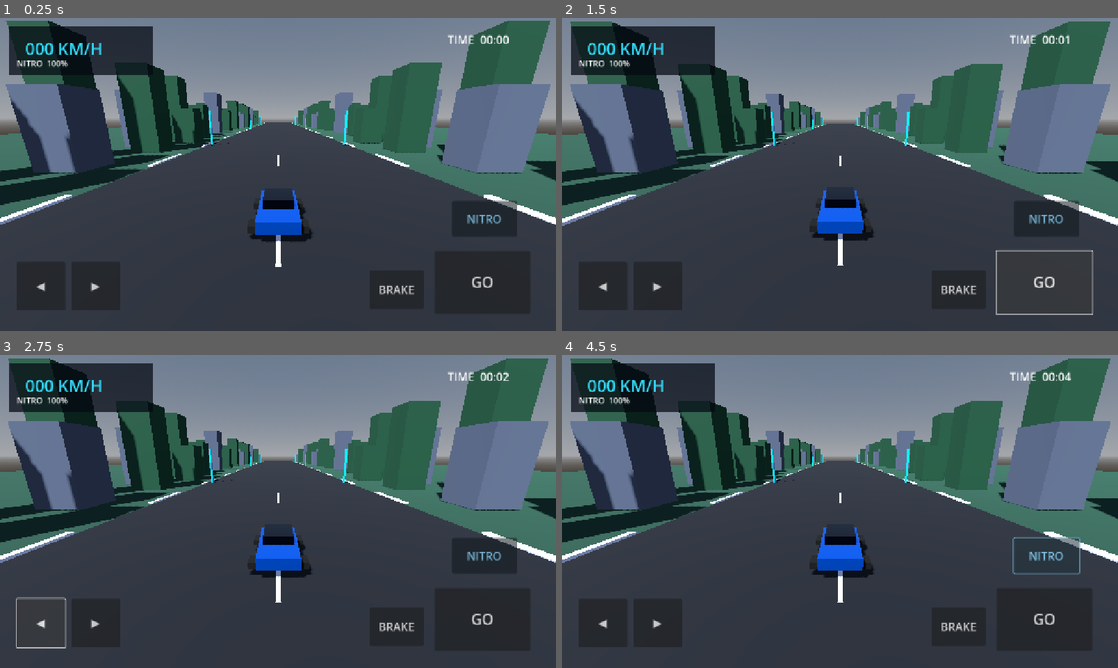
Above: before the commit, frames 1-4 (two rows, left to right).
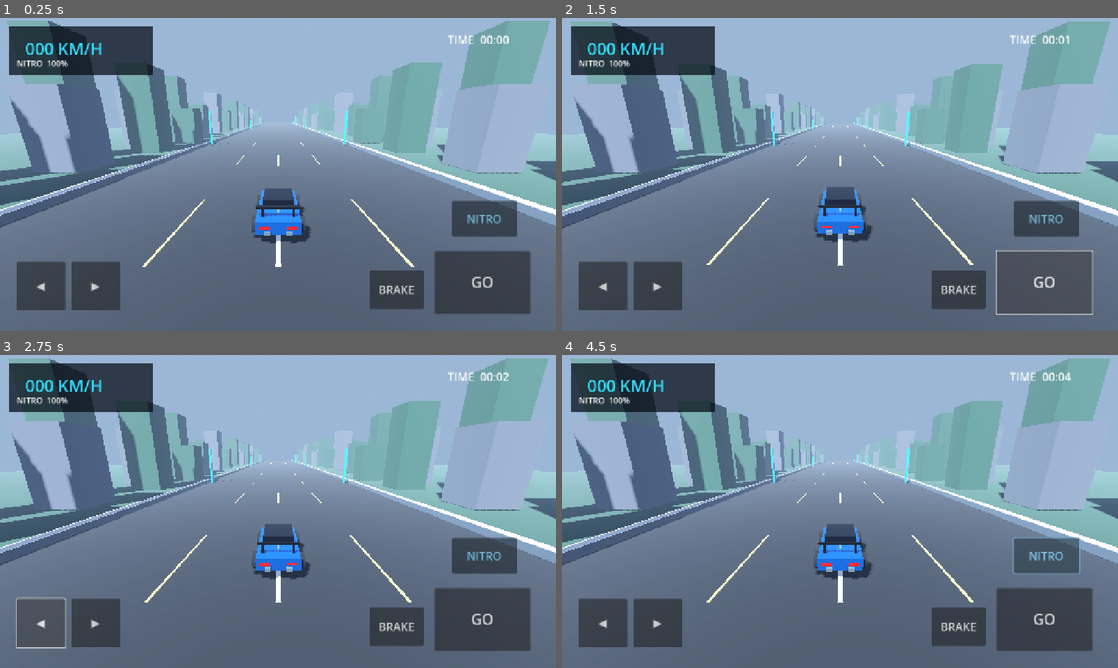
Above: after the commit, the same moments.

Repository: golukumar981884-dev/NitroRacing
Game: Godot game, scene res://scenes/main.tscn
Two runs of this game, one before a commit and one after it. Both use one fixed random seed, a clock stepped at 60 frames per second and the inputs below.
Inputs:
- Up to frame 1 (0.25 s): no input
- Up to frame 2 (1.5 s): click "GO" at 0.5 s; click "GO" at 1.25 s
- Up to frame 3 (2.75 s): click "◀" at 2 s
- Up to frame 4 (4.5 s): click "▶" at 2.75 s; click "BRAKE" at 3.5 s; click "NITRO" at 4.25 s

The runs differ from the first frame. In frame 1, 97% of the frame differs, in the area x 0-100%, y 0-100%; in frame 2, 97%; in frame 3, 97%; in frame 4, 97%.

Commit message:
Upgrade racing visuals: car details, alloy wheels, road markings, guardrails, lighting and nitro camera FOV

Diff:
--- a/godot/scripts/main.gd
+++ b/godot/scripts/main.gd
@@ -45,6 +45,7 @@
 	car.position.x = clampf(car.position.x, -13.0, 13.0)
 	distance += speed * delta / 1000.0
 	camera.global_position = camera.global_position.lerp(car.global_position + Vector3(0, 5.2, 10.5), delta * 4.0)
+	camera.fov = lerpf(camera.fov, 74.0 + (12.0 if boost else 0.0), delta * 3.0)
 	camera.look_at(car.global_position + Vector3(0, 1.0, -5.0), Vector3.UP)
 	hud_speed.text = "%03d KM/H" % int(speed * 2.15)
 	hud_nitro.text = "NITRO  %d%%" % int(nitro)
@@ -75,7 +76,13 @@
 	e.sky.sky_material = ProceduralSkyMaterial.new()
 	e.ambient_light_source = Environment.AMBIENT_SOURCE_COLOR
 	e.ambient_light_color = Color(0.55, 0.62, 0.78)
-	e.ambient_light_energy = 0.75
+	e.ambient_light_energy = 0.85
+	e.tonemap_mode = Environment.TONE_MAPPER_FILMIC
+	e.glow_enabled = true
+	e.glow_intensity = 0.55
+	e.fog_enabled = true
+	e.fog_light_color = Color(0.48, 0.58, 0.72)
+	e.fog_density = 0.006
 	env.environment = e
 	add_child(env)
 	var sun := DirectionalLight3D.new()
@@ -86,12 +93,19 @@
 	var road := _mat(Color(0.075, 0.085, 0.105), 0.05, 0.92)
 	var edge := _mat(Color(0.88, 0.9, 0.94), 0.0, 0.8)
 	var grass := _mat(Color(0.11, 0.24, 0.18), 0.0, 1.0)
+	var rail := _mat(Color(0.48, 0.56, 0.64), 0.72, 0.28)
+	var lane := _mat(Color(0.95, 0.82, 0.38), 0.05, 0.55)
 	_box(self, Vector3(200, 0.2, 300), Vector3(0, -0.35, -100), grass)
 	_box(self, Vector3(30, 0.25, 280), Vector3(0, -0.18, -100), road)
 	for z in range(-230, 40, 18):
 		_box(self, Vector3(0.22, 0.025, 7), Vector3(0, -0.035, z), edge)
+		_box(self, Vector3(0.13, 0.03, 7), Vector3(-5.2, -0.025, z), lane)
+		_box(self, Vector3(0.13, 0.03, 7), Vector3(5.2, -0.025, z), lane)
 		_box(self, Vector3(0.6, 0.25, 8), Vector3(-15.4, -0.05, z), edge)
 		_box(self, Vector3(0.6, 0.25, 8), Vector3(15.4, -0.05, z), edge)
+	for side in [-1.0, 1.0]:
+		_box(self, Vector3(0.32, 0.65, 280), Vector3(side * 15.0, 0.18, -100), rail)
+		_box(self, Vector3(0.18, 0.22, 280), Vector3(side * 15.0, 0.62, -100), edge)
 	var rock := _mat(Color(0.28, 0.31, 0.36), 0.0, 1.0)
 	var tree := _mat(Color(0.08, 0.25, 0.16), 0.0, 0.9)
 	for i in range(34):
@@ -110,18 +124,49 @@
 	car.position = Vector3(0, 0.35, 4)
 	add_child(car)
 	var paint := _mat(Color(0.02, 0.42, 0.95), 0.82, 0.2)
-	var glass := _mat(Color(0.025, 0.055, 0.09), 0.5, 0.12)
+	var glass := _mat(Color(0.025, 0.055, 0.09), 0.62, 0.12)
+	var trim := _mat(Color(0.012, 0.018, 0.028), 0.45, 0.3)
+	var alloy := _mat(Color(0.55, 0.68, 0.78), 0.85, 0.2)
+	var red := _mat(Color(1.0, 0.035, 0.025), 0.2, 0.25)
 	var rubber := _mat(Color(0.012, 0.014, 0.02), 0.0, 0.95)
 	_box(car, Vector3(2.05, 0.58, 4.25), Vector3(0, 0.48, 0), paint)
 	_box(car, Vector3(1.55, 0.55, 1.9), Vector3(0, 0.98, -0.25), glass)
 	_box(car, Vector3(1.9, 0.16, 0.55), Vector3(0, 0.3, -2.0), paint)
+	_box(car, Vector3(0.12, 0.025, 2.5), Vector3(0, 0.79, -0.1), alloy)
+	_box(car, Vector3(2.0, 0.12, 0.16), Vector3(0, 1.25, 1.55), trim)
+	_box(car, Vector3(0.12, 0.48, 0.12), Vector3(-0.72, 1.02, 1.55), trim)
+	_box(car, Vector3(0.12, 0.48, 0.12), Vector3(0.72, 1.02, 1.55), trim)
+	_box(car, Vector3(0.12, 0.24, 3.2), Vector3(-1.02, 0.22, 0), trim)
+	_box(car, Vector3(0.12, 0.24, 3.2), Vector3(1.02, 0.22, 0), trim)
 	for x in [-1.08, 1.08]:
 		for z in [-1.35, 1.35]:
-			var wheel := _box(car, Vector3(0.34, 0.72, 0.82), Vector3(x, 0.18, z), rubber)
+			var wheel := MeshInstance3D.new()
+			var wheel_mesh := CylinderMesh.new()
+			wheel_mesh.top_radius = 0.43
+			wheel_mesh.bottom_radius = 0.43
+			wheel_mesh.height = 0.3
+			wheel.mesh = wheel_mesh
+			wheel.position = Vector3(x, 0.32, z)
 			wheel.rotation.z = PI / 2.0
+			wheel.material_override = rubber
+			car.add_child(wheel)
+			var hub := MeshInstance3D.new()
+			var hub_mesh := CylinderMesh.new()
+			hub_mesh.top_radius = 0.2
+			hub_mesh.bottom_radius = 0.2
+			hub_mesh.height = 0.315
+			hub.mesh = hub_mesh
+			hub.position = Vector3(x * 1.01, 0.32, z)
+			hub.rotation.z = PI / 2.0
+			hub.material_override = alloy
+			car.add_child(hub)
 	var lamp := _mat(Color(0.65, 0.9, 1.0), 0.0, 0.12)
 	_box(car, Vector3(0.55, 0.13, 0.08), Vector3(-0.58, 0.57, -2.14), lamp)
 	_box(car, Vector3(0.55, 0.13, 0.08), Vector3(0.58, 0.57, -2.14), lamp)
+	_box(car, Vector3(0.42, 0.13, 0.08), Vector3(-0.62, 0.52, 2.14), red)
+	_box(car, Vector3(0.42, 0.13, 0.08), Vector3(0.62, 0.52, 2.14), red)
+	_box(car, Vector3(0.28, 0.18, 0.16), Vector3(-0.48, 0.28, 2.18), alloy)
+	_box(car, Vector3(0.28, 0.18, 0.16), Vector3(0.48, 0.28, 2.18), alloy)
 
 func _build_camera() -> void:
 	camera = Camera3D.new()
